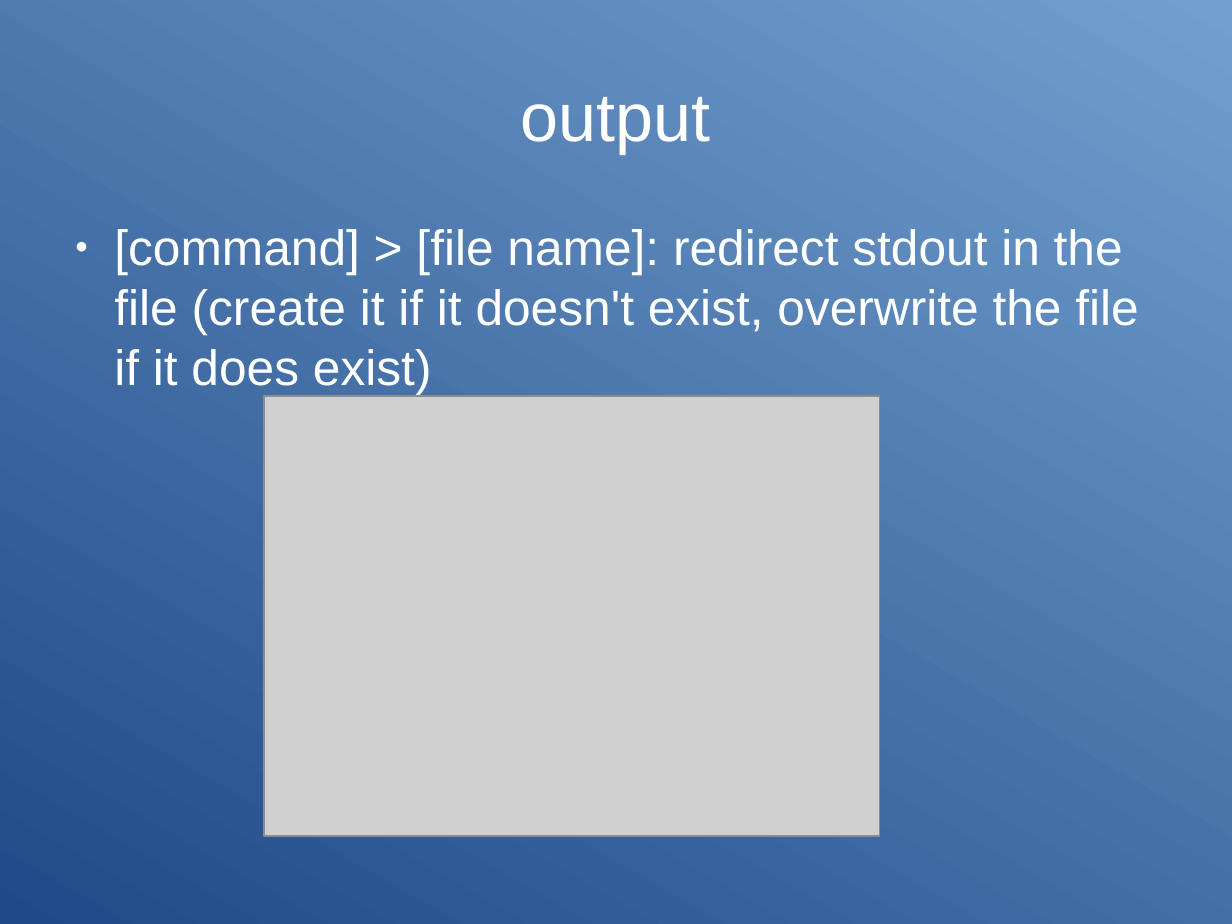
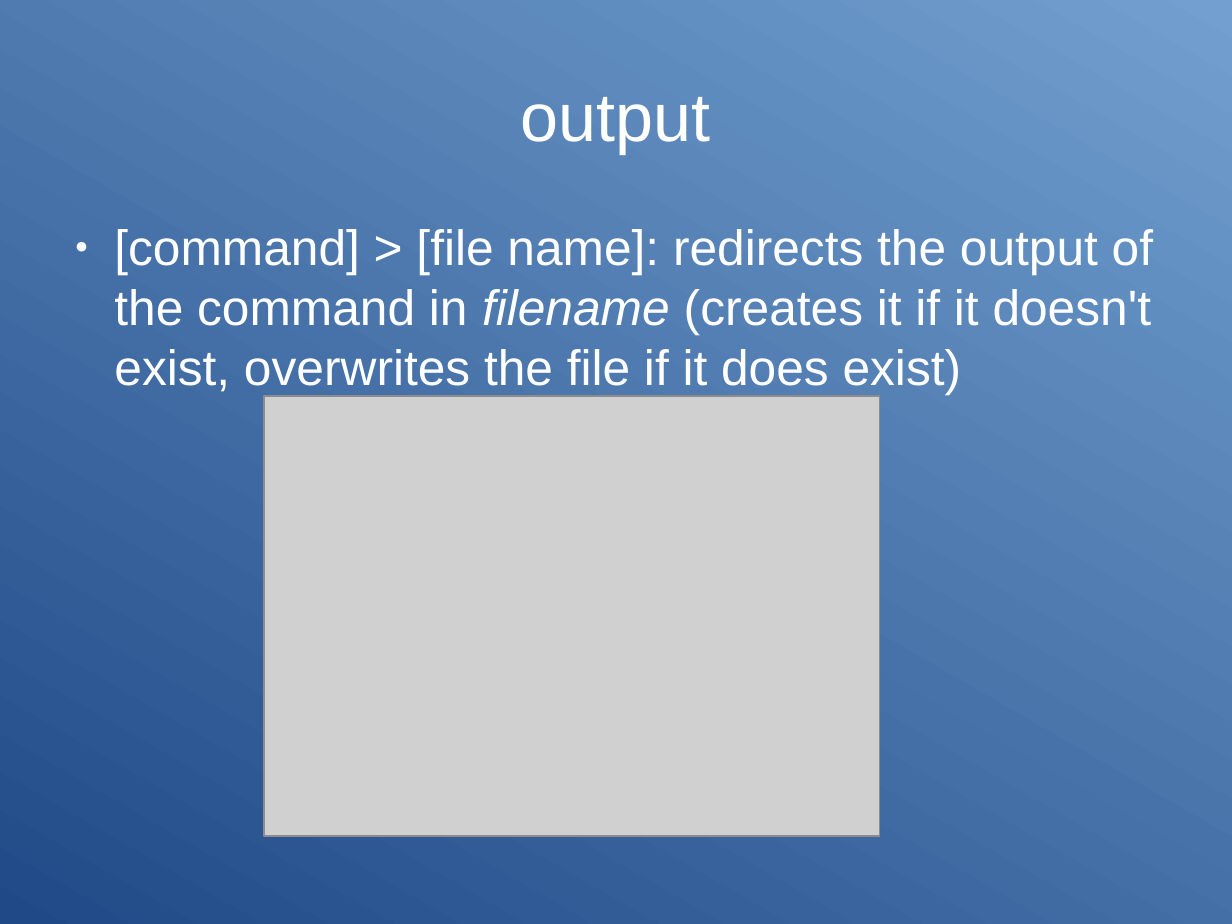
Before and after one commit to Clibre/An-introduction-to-bash, a slide deck: slide 20 of presentation/presentation.odp. Drawn at 1232x924 pixels with LibreOffice and Linux fonts; fonts in the diff are those of the drawing; grey boxes stand for pictures. Boxes give left, top, right and bottom in pixels: in the first picture for what was removed or moved away, otherwise in the second. Text is boxed around its words. In the diff, an @@ line names an element or a change of style, - is before the commit and + after.

```diff
--- a/presentation/presentation.odp
+++ b/presentation/presentation.odp
@@ text at (114, 229, 1153, 394): text changed @@
-● [command] > [file name]: redirect stdout in the file (create it if it doesn't exist, overwrite the file if it does exist)
+● [command] > [file name]: redirects the output of the command in filename (creates it if it doesn't exist, overwrites the file if it does exist)
```
Also in this commit, not shown: 36 other slides changed, 1 slide removed.
